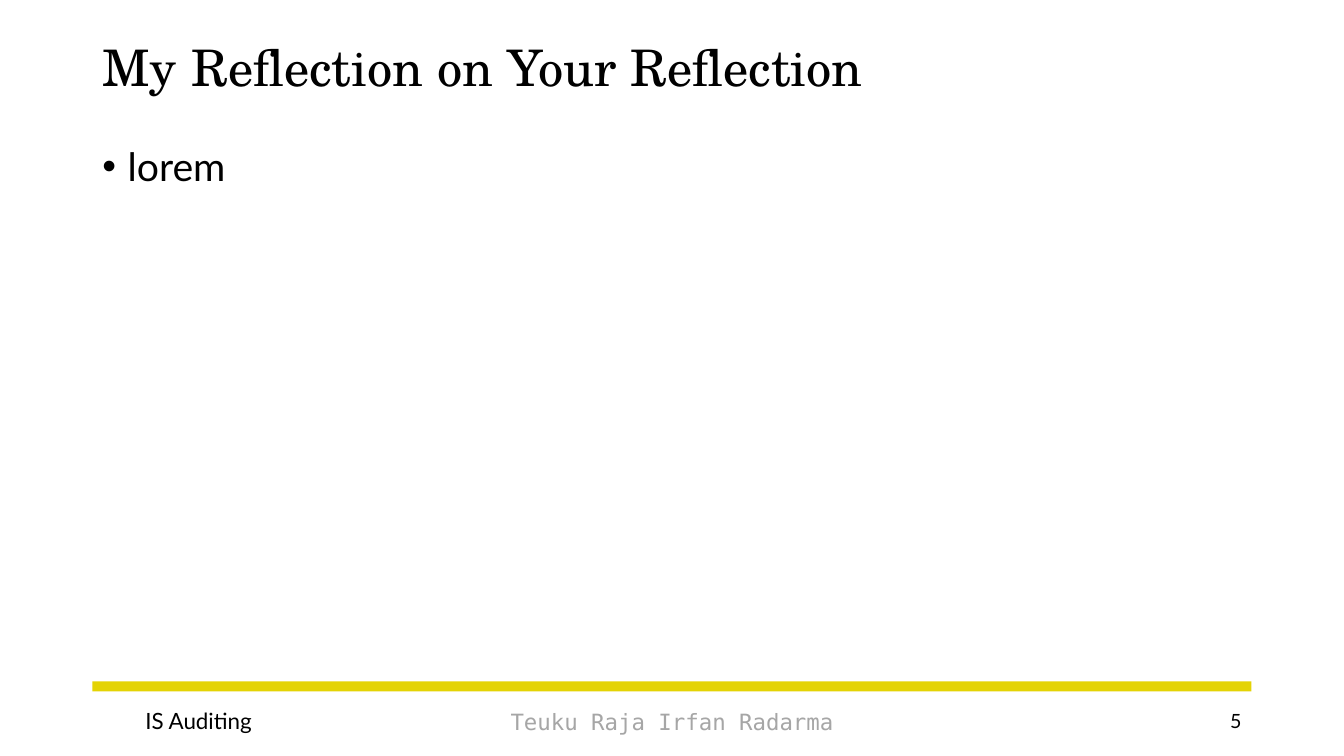
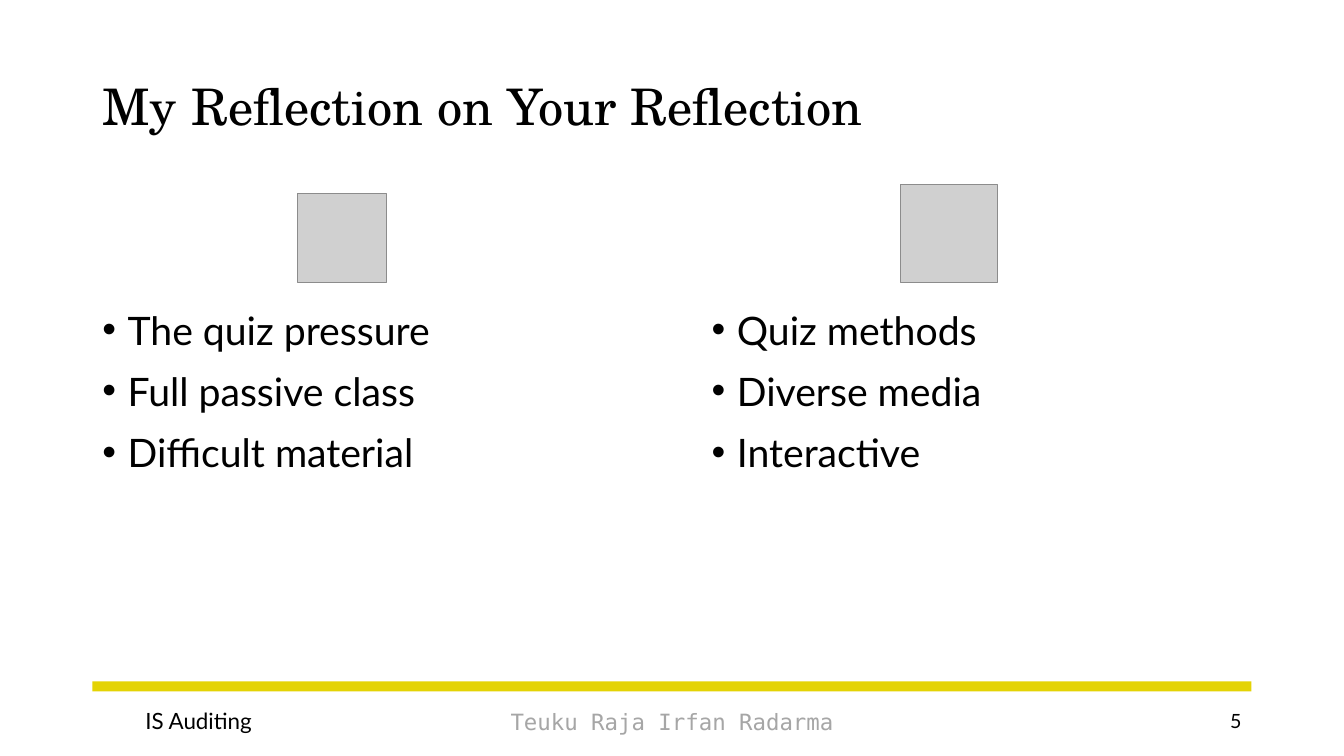
Before and after one commit to irfanradarma/Audit-SI, a slide deck: slide 5 of Slides/05 - IS Operations and Business Resilience.pptx. Drawn at 1344x756 pixels with LibreOffice and Linux fonts; fonts in the diff are those of the drawing; grey boxes stand for pictures; background and template pictures are left out. Boxes give left, top, right and bottom in pixels: in the first picture for what was removed or moved away, otherwise in the second. Text is boxed around its words. In the diff, an @@ line names an element or a change of style, - is before the commit and + after.

Commit message:
week5

```diff
--- a/Slides/05 - IS Operations and Business Resilience.pptx
+++ b/Slides/05 - IS Operations and Business Resilience.pptx
@@ title "My Reflection on Your Reflection": place and size @@
-title "My Reflection on Your Reflection" at [102, 49, 863, 97]
+title "My Reflection on Your Reflection" at [102, 88, 863, 136]
@@ picture added at [297, 194, 386, 282] @@
@@ picture added at [900, 185, 998, 282] @@
@@ text at [128, 316, 430, 468]: text changed @@
-• lorem
+• The quiz pressure
+• Full passive class
+• Difficult material
@@ text added at [737, 316, 982, 468], 28 pt, text #000000 @@
+• Quiz methods
+• Diverse media
+• Interactive
```
